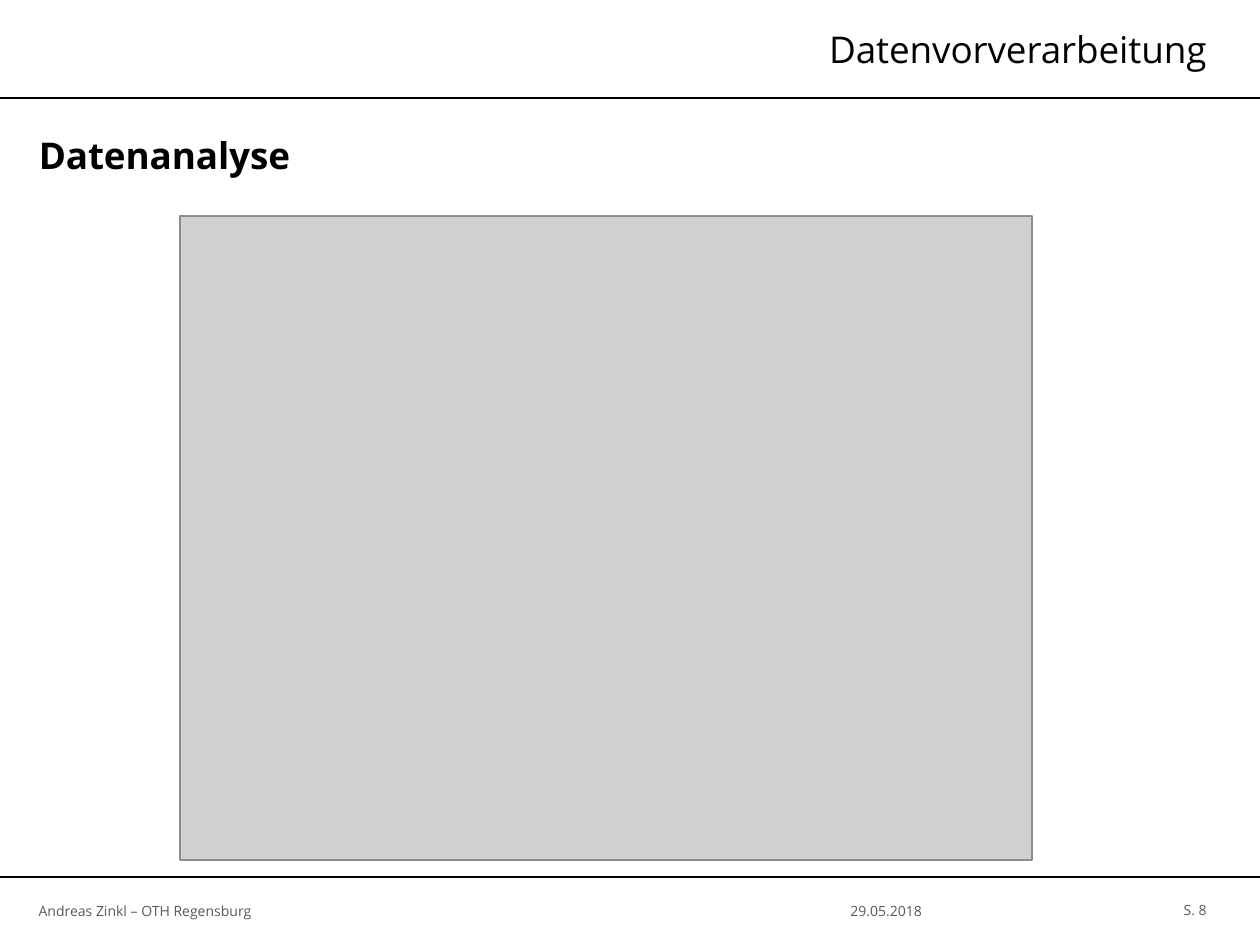
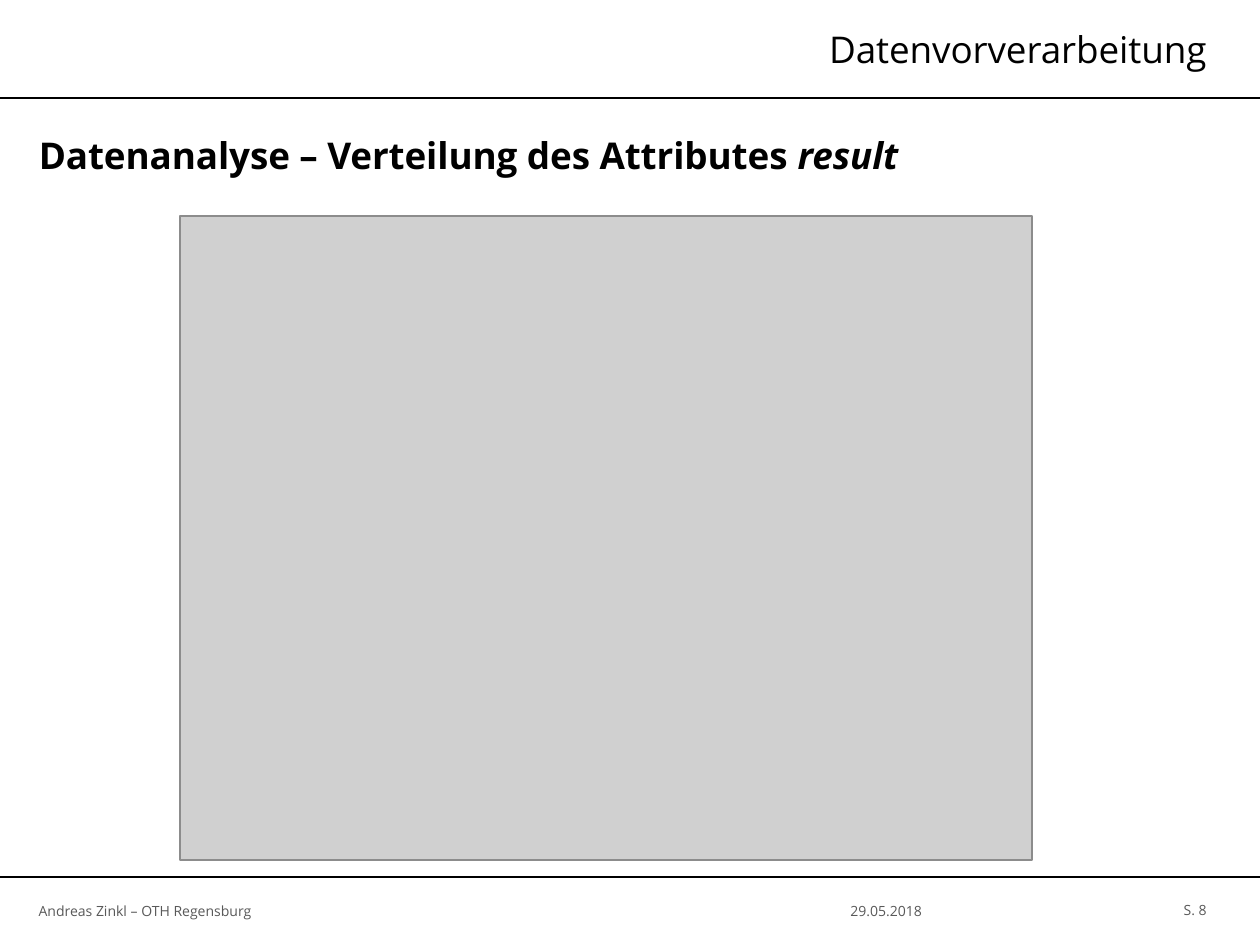
Before and after one commit to zinklandi/Autism_Classification_Paper, a slide deck: slide 8 of IML-Praesentation.pptx. Drawn at 1260x945 pixels with LibreOffice and Linux fonts; fonts in the diff are those of the drawing; grey boxes stand for pictures; background and template pictures are left out. Boxes give left, top, right and bottom in pixels: in the first picture for what was removed or moved away, otherwise in the second. Text is boxed around its words. In the diff, an @@ line names an element or a change of style, - is before the commit and + after.

```diff
--- a/IML-Praesentation.pptx
+++ b/IML-Praesentation.pptx
@@ text at (39,141,899,178): text changed @@
-Datenanalyse
+Datenanalyse – Verteilung des Attributes result
```
Also in this commit, not shown: 6 other slides changed, 12 other files.
